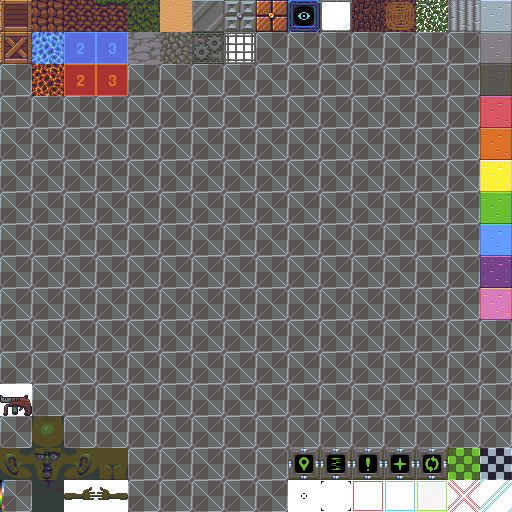
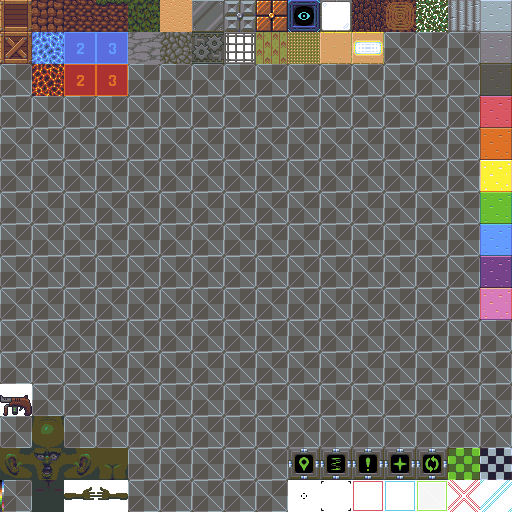
Two versions of the same layered image (512×512). Layer-by-layer changes:
added layer "Layer 2" in group "Blocks" over (288, 32, 384, 64)
added layer "Layer 1" in group "Blocks" over (256, 32, 288, 64)
